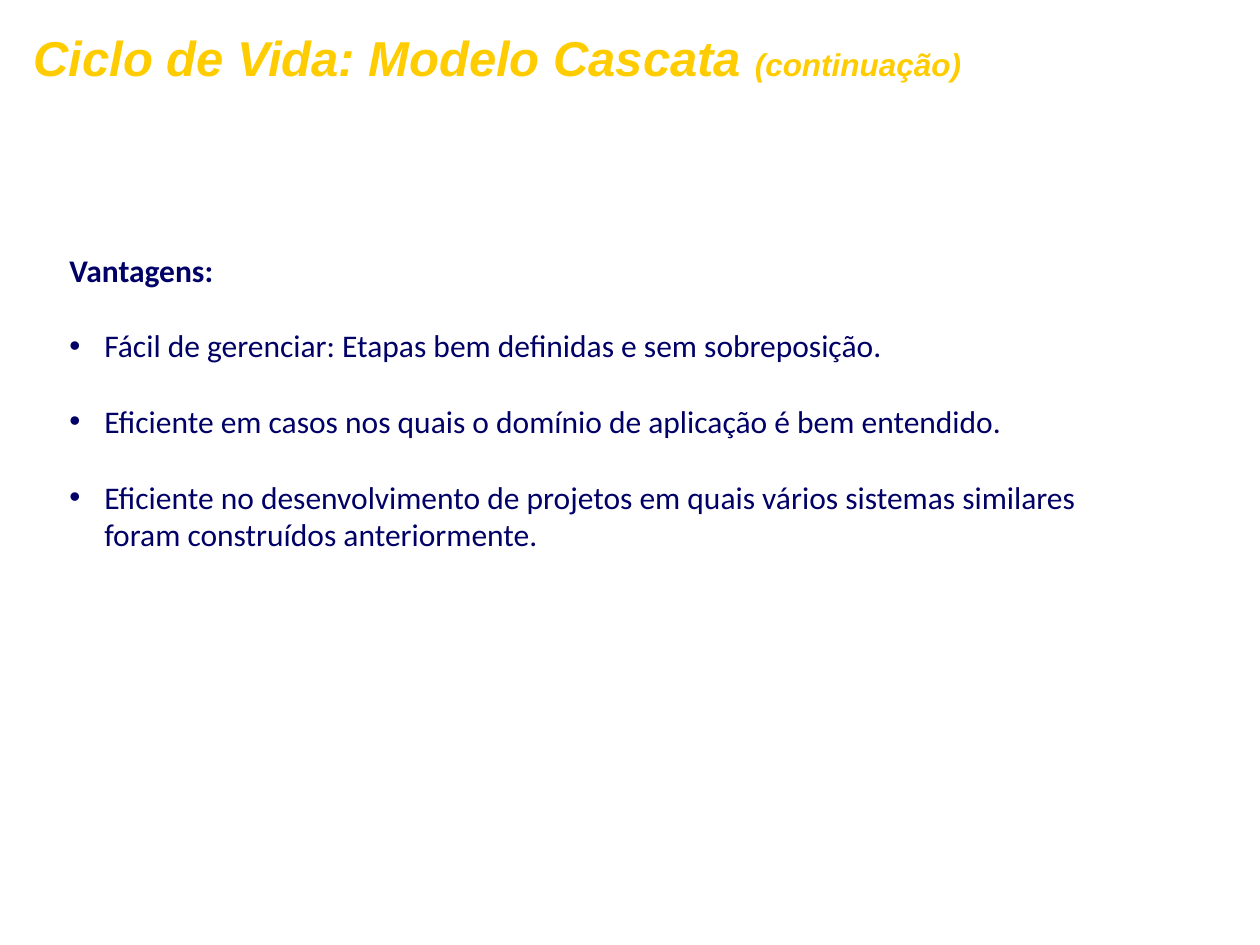
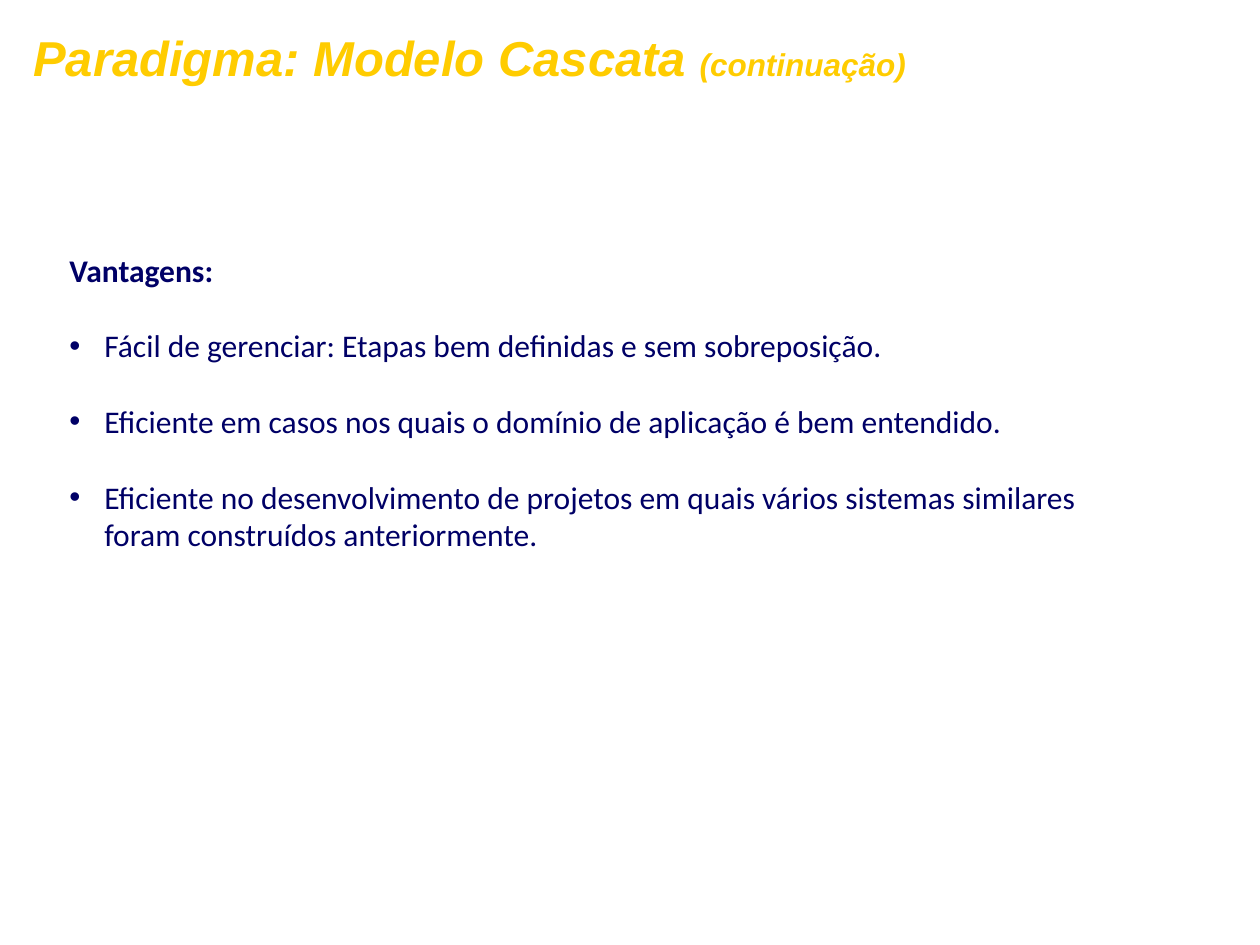
Before and after one commit to FrancescoBeghelli/TrabalhoES, a slide deck: slide 7 of ApresentaçãoFormatada.ppt. Drawn at 1260x945 pixels with LibreOffice and Linux fonts; fonts in the diff are those of the drawing; background and template pictures are left out. Boxes give left, top, right and bottom in pixels: in the first picture for what was removed or moved away, otherwise in the second. Text is boxed around its words. In the diff, an @@ line names an element or a change of style, - is before the commit and + after.

```diff
--- a/ApresentaçãoFormatada.ppt
+++ b/ApresentaçãoFormatada.ppt
@@ text at bbox=[33, 40, 906, 86]: text changed @@
-Ciclo de Vida: Modelo Cascata (continuação)
+Paradigma: Modelo Cascata (continuação)
```
Also in this commit, not shown: 5 other slides changed, 3 slides added, 3 slides removed.
